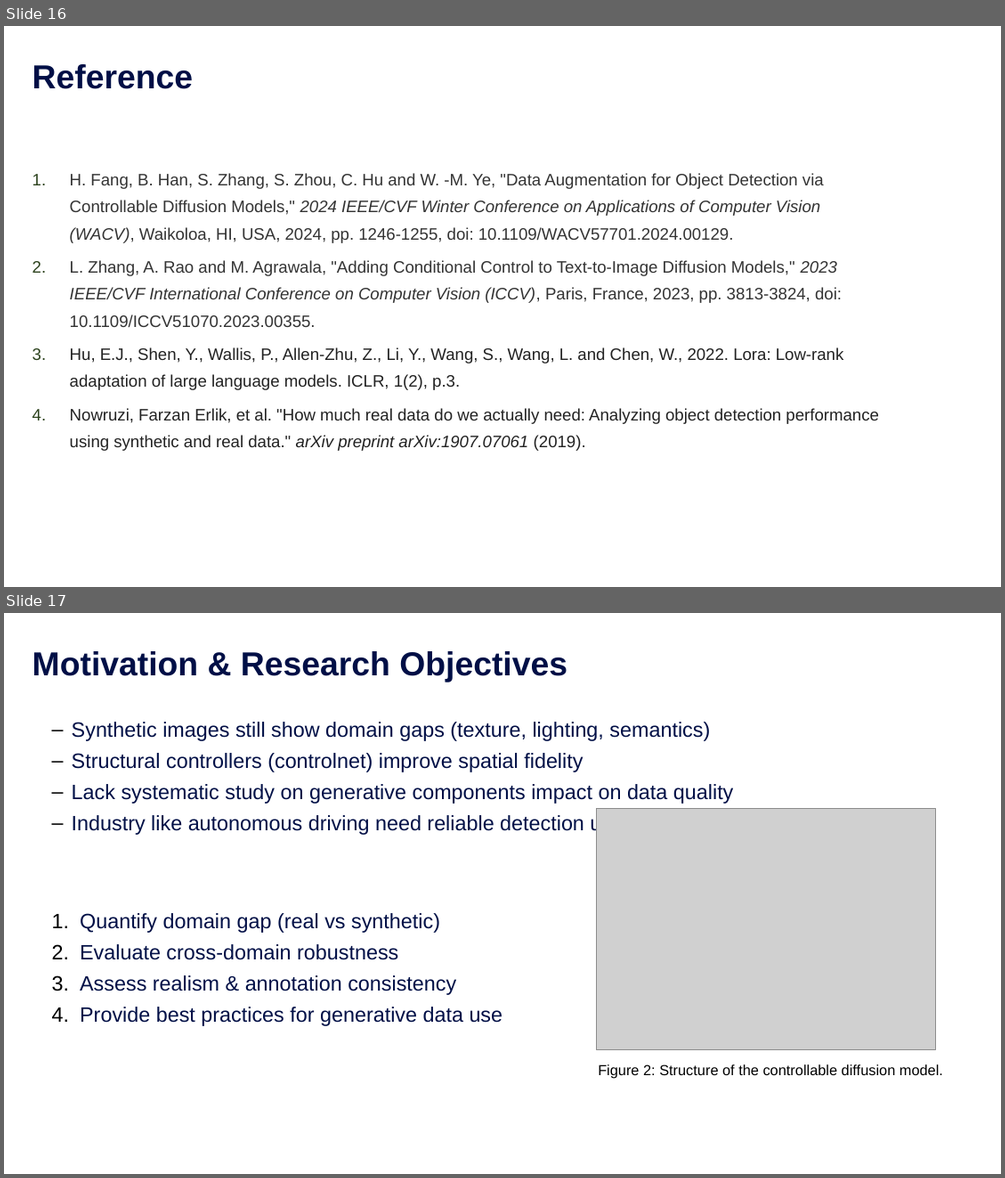
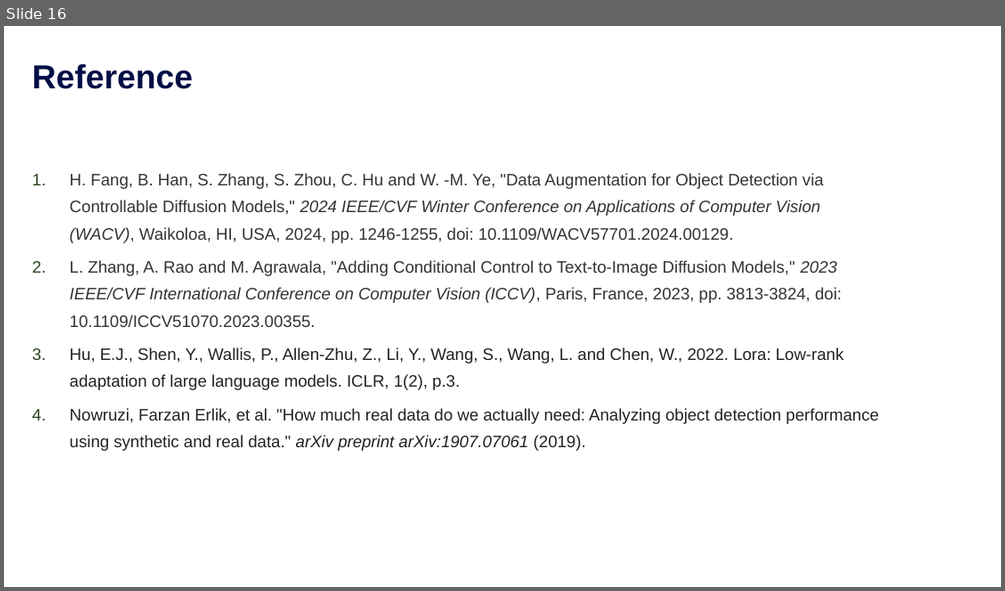
Before and after one commit to chengchengchenchen/MCS-Research-Project, a slide deck: doc/Presentation.pptx. Shown one above the other, each under a label of ours: slides 16 and 17 before the commit, slide 16 after it. The pictures are 1005x1178 and 1005x591 pixels, drawn with LibreOffice and Linux fonts; fonts in the diff are those of the drawing; grey boxes stand for pictures; background and template pictures are left out. Boxes give left, top, right and bottom in pixels: in the first picture for what was removed or moved away, otherwise in the second. Text is boxed around its words. In the diff, an @@ line names an element or a change of style, - is before the commit and + after.

```diff
--- a/doc/Presentation.pptx
+++ b/doc/Presentation.pptx
@@ slide 17 removed at [4, 613, 1001, 1174], background #FFFFFF @@
@@ title removed at [32, 651, 567, 682] @@
-Motivation & Research Objectives
@@ text removed at [72, 722, 733, 835] @@
-      ‒ Synthetic images still show domain gaps (texture, lighting, semantics)
-      ‒ Structural controllers (controlnet) improve spatial fidelity
-      ‒ Lack systematic study on generative components impact on data quality
-      ‒ Industry like autonomous driving need reliable detection under scarce data
@@ picture removed at [597, 808, 936, 1050] @@
@@ text removed at [80, 913, 503, 1026] @@
-      1. Quantify domain gap (real vs synthetic)
-      2. Evaluate cross-domain robustness
-      3. Assess realism & annotation consistency
-      4. Provide best practices for generative data use
@@ text removed at [598, 1064, 943, 1078] @@
-    Figure 2: Structure of the controllable diffusion model.
```
Also in this commit, not shown: 9 slides changed, 1 slide added, 1 other slide removed, 1 other file.
